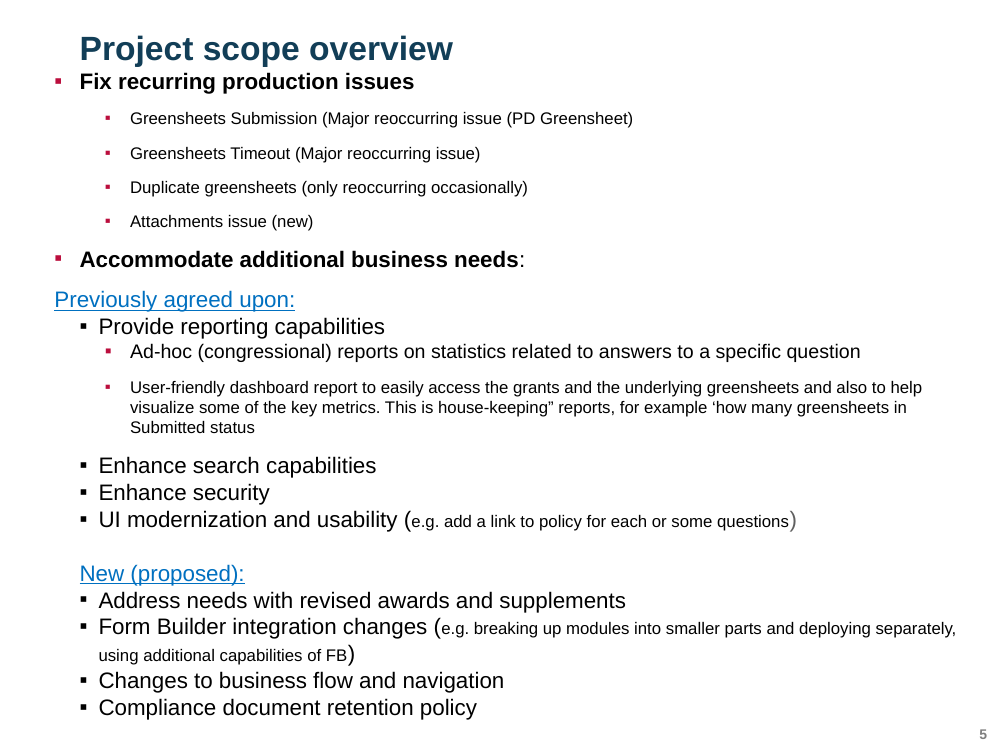
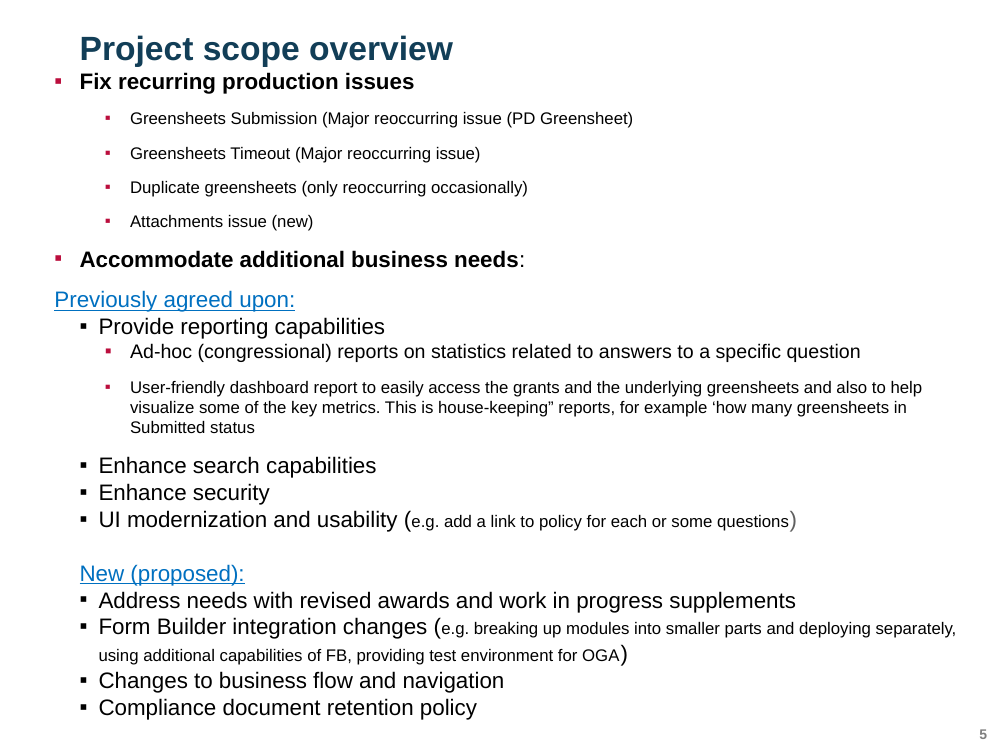
Before and after one commit to yaoh4/greensheets_classic, a slide deck: slide 5 of Requirements/Presentations/GreenSheets OGA presentation_version 1.pptx. Drawn at 1008x756 pixels with LibreOffice and Linux fonts; fonts in the diff are those of the drawing; background and template pictures are left out. Boxes give left, top, right and bottom in pixels: in the first picture for what was removed or moved away, otherwise in the second. Text is boxed around its words. In the diff, an @@ line names an element or a change of style, - is before the commit and + after.

```diff
--- a/Requirements/Presentations/GreenSheets OGA presentation_version 1.pptx
+++ b/Requirements/Presentations/GreenSheets OGA presentation_version 1.pptx
@@ text at bbox=[99, 591, 957, 665]: text changed @@
-        ▪ Address needs with revised awards and supplements
-        ▪ Form Builder integration changes (e.g. breaking up modules into smaller parts and deploying separately, using additional capabilities of FB)
+        ▪ Address needs with revised awards and work in progress supplements
+        ▪ Form Builder integration changes (e.g. breaking up modules into smaller parts and deploying separately, using additional capabilities of FB, providing test environment for OGA)
```
Also in this commit, not shown: 1 other slide changed.
